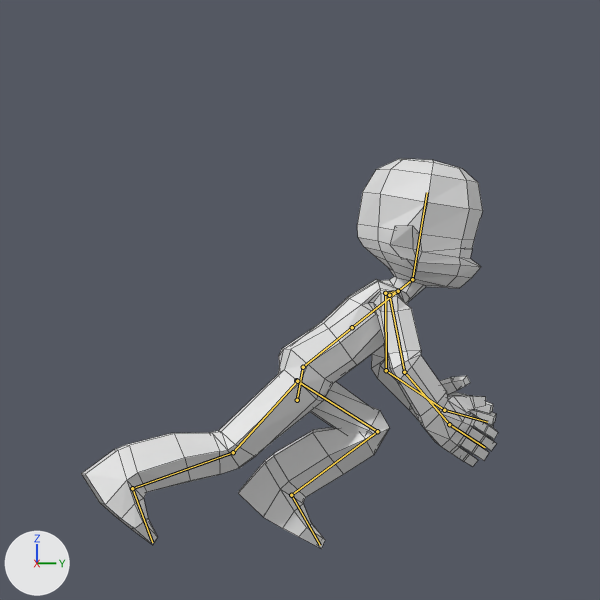
An edit to the Blender file 3D animations/Dash.blend, drawn before and after from the same camera.
Before and after are seen from the file's camera 'SideCam'. The axes (+X, +Y, +Z) are drawn at lower left. The lights are the same throughout. Both versions are drawn at frame 2 of the action 'Action'; the numbers are the values there. The bones that bend it are drawn over the model as lines. Mesh edges are drawn as thin lines.

Objects in the first picture: 'Slip_basemesh'.
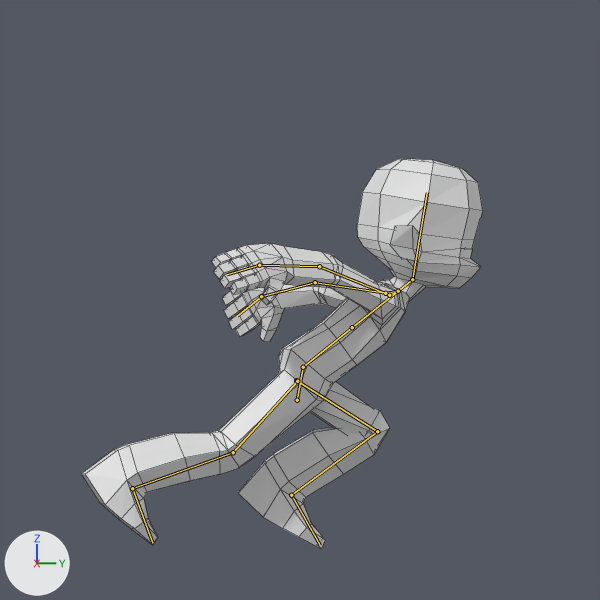
What changed in the scene script:
```text
Change bone_bicep_l:
    where bone_bicep_l = bpy.data.objects['Armature'].pose.bones['bicep.L']  # child of 'shoulder.L'
    bone_bicep_l.rotation_quaternion: (0.75, 0.355, -0.25, -0.499) -> (0.888, -0.319, 0.076, -0.323)  # degrees (51, -1, -68) -> degrees (-38, -4, -39)
Change bone_forearm_l:
    where bone_forearm_l = bpy.data.objects['Armature'].pose.bones['forearm.L']  # child of 'bicep.L'
    bone_forearm_l.rotation_quaternion: (0.86, 0.46, 0.096, -0.2) -> (0.97, 0.159, 0.179, -0.043)  # degrees (53, 20, -16) -> degrees (18, 21, -2)
Change bone_bicep_r:
    where bone_bicep_r = bpy.data.objects['Armature'].pose.bones['bicep.R']  # child of 'shoulder.R'
    bone_bicep_r.rotation_quaternion: (0.695, 0.363, 0.367, 0.501) -> (0.816, -0.527, 0.047, 0.231)  # degrees (62, 8, 77) -> degrees (-62, 19, 20)
Change bone_forearm_r:
    where bone_forearm_r = bpy.data.objects['Armature'].pose.bones['forearm.R']  # child of 'bicep.R'
    bone_forearm_r.rotation_quaternion: (0.922, 0.212, -0.037, 0.323) -> (0.966, 0.168, -0.139, 0.137)  # degrees (22, -12, 36) -> degrees (18, -18, 13)
```

Location of each change, [x1, y1, x2, y2] in pixels of the pictures (600 x 600 px):
'Slip_basemesh', posed: before [81, 159, 498, 549]; after [81, 159, 483, 549]
bone 'bicep.L', root to tip: before (385, 293) to (386, 370); after (385, 293) to (315, 282)
bone 'forearm.L', root to tip: before (386, 370) to (444, 410); after (315, 282) to (261, 296)
bone 'bicep.R', root to tip: before (389, 295) to (404, 372); after (389, 295) to (319, 266)
bone 'forearm.R', root to tip: before (404, 372) to (449, 424); after (319, 266) to (259, 265)
